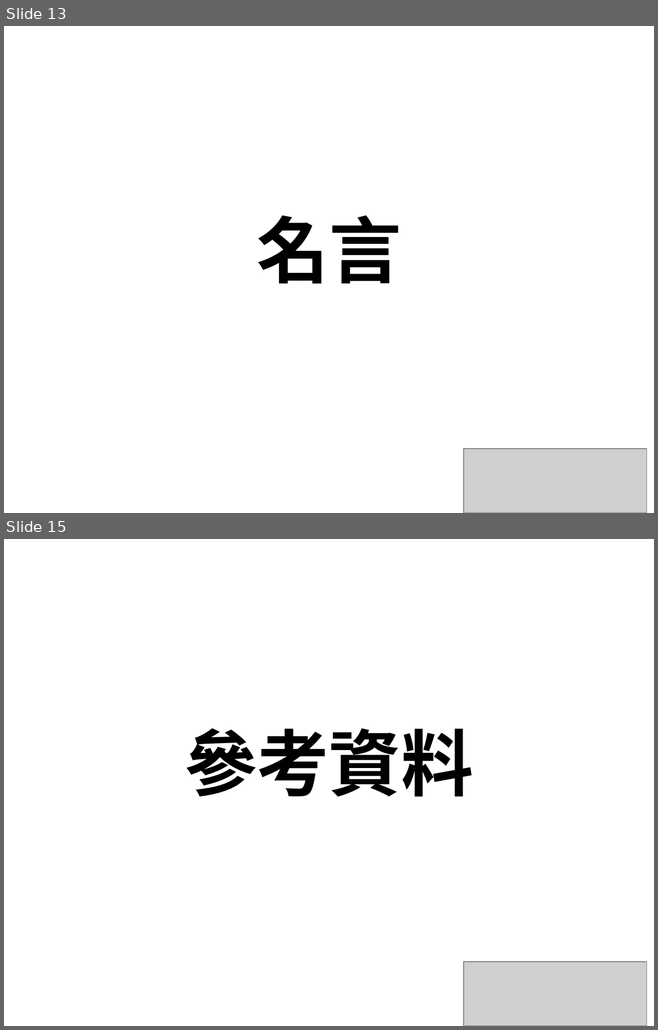
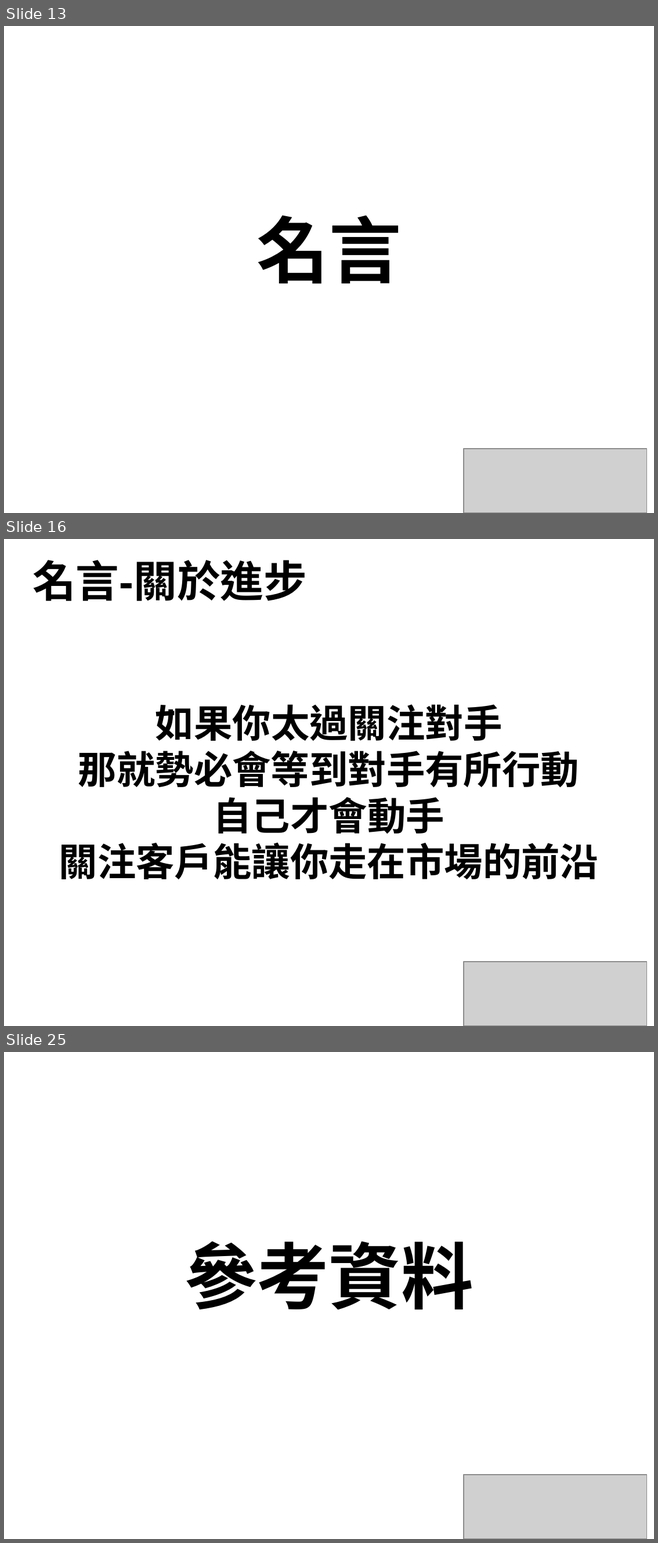
Before and after one commit to alex19891118/NTUB105, a slide deck: Amazon/Jeff Bezos .pptx. Shown one above the other, each under a label of ours: slides 13 and 15 before the commit, slides 13, 16 and 25 after it; the slides between them are not shown. The pictures are 658x1030 and 658x1543 pixels, drawn with LibreOffice and Linux fonts; fonts in the diff are those of the drawing; grey boxes stand for pictures. Boxes give left, top, right and bottom in pixels: in the first picture for what was removed or moved away, otherwise in the second. Text is boxed around its words. In the diff, an @@ line names an element or a change of style, - is before the commit and + after.

Commit message:
'UPDATE_20161128_V1'

```diff
--- a/Amazon/Jeff Bezos .pptx
+++ b/Amazon/Jeff Bezos .pptx
@@ slide 16 added at (x1=4, y1=539, x2=654, y2=1026), background #FFFFFF @@
@@ title added at (x1=32, y1=560, x2=307, y2=601), 36 pt, text #000000, bold @@
+名言-關於進步
@@ text added at (x1=59, y1=704, x2=598, y2=879), 32 pt, text #000000, bold @@
+如果你太過關注對手
+那就勢必會等到對手有所行動
+自己才會動手
+關注客戶能讓你走在市場的前沿
@@ picture added at (x1=463, y1=962, x2=646, y2=1026) @@
@@ what was slide 15 is now slide 25 @@
```
Also in this commit, not shown: 10 other slides added, 1 slide removed.
